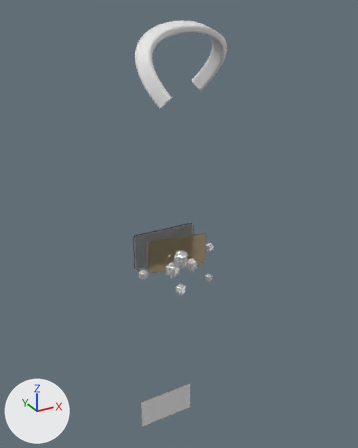
The glTF model public/obsah/everything/newworldorder.glb: old version first, new version second.
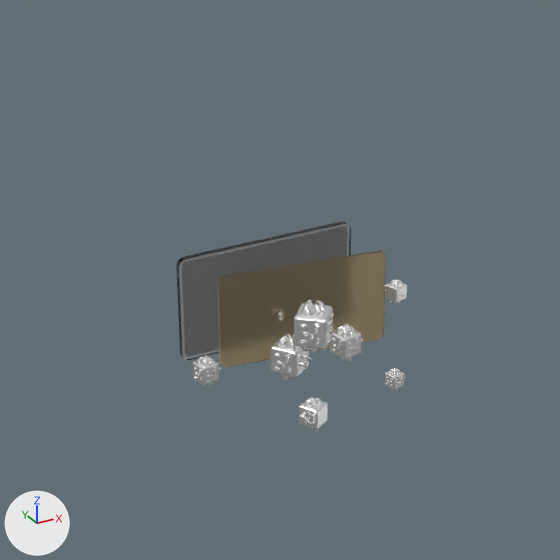
The first picture shows the older version from a 50 mm lens placed at (-6.21, -11.03, 6.76), pointed at (0.15, 0.53, 0.98). The close-ups show the older and then the newer version on the part from 20% to 74% of the width and 33% to 76% of the height of that picture. Only the edits that show in the close-ups are written down. Every picture has the same lights, and +X, +Y and +Z are marked at lower left. Where no turn or scale is listed for an object, it has been applied to the vertices. Vertices at exactly the same position are counted once.

In view in the first close-up: 'Particles_Xelith_Obsah1', 'TV_Back', 'TV_Glass'.
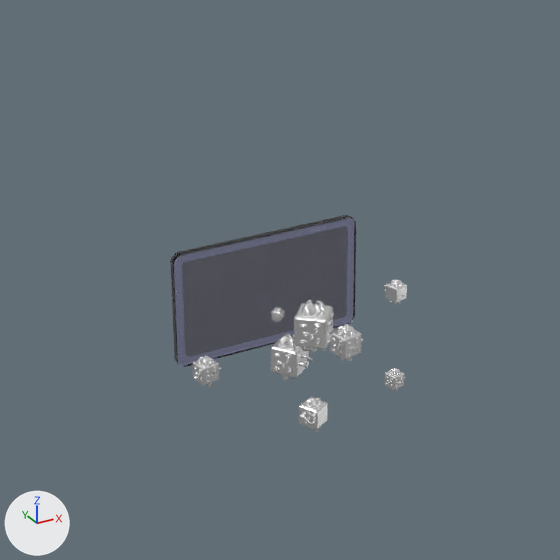
The change, as a list of edits to the scene's bpy script:
```text
Change me_tv_glass:
    used by ob_tv_glass; location = (0.0, 1.19, 0.0)
    remove me_tv_glass.from_pydata(...)  # 440 vertices, 876 faces; spans x -1.02..1.02, y -0.04..0.04, z -0.59..0.59
    add me_tv_glass.from_pydata(...)  # 440 vertices, 876 faces; spans x -1.08..1.08, y -0.05..0.05, z -0.65..0.65
    me_tv_glass part 1: the whole mesh is scaled about its middle by (1.06, 1.27, 1.1)
Remove ob_tv_back:
    ob_tv_back = bpy.data.objects.new('TV_Back', me_tv_back)
    ob_tv_back.location = (0.26, 0.86, -0.14)
```

Pixel boxes (x1, y1, x2, y2) of what changed, in the close-ups (560 x 560 px):
'TV_Glass', rescaled (6% wider, 9% taller)
    before: (176, 221, 351, 360)
    after: (170, 215, 356, 367)
'TV_Back', deleted
    before: (217, 251, 386, 367)
